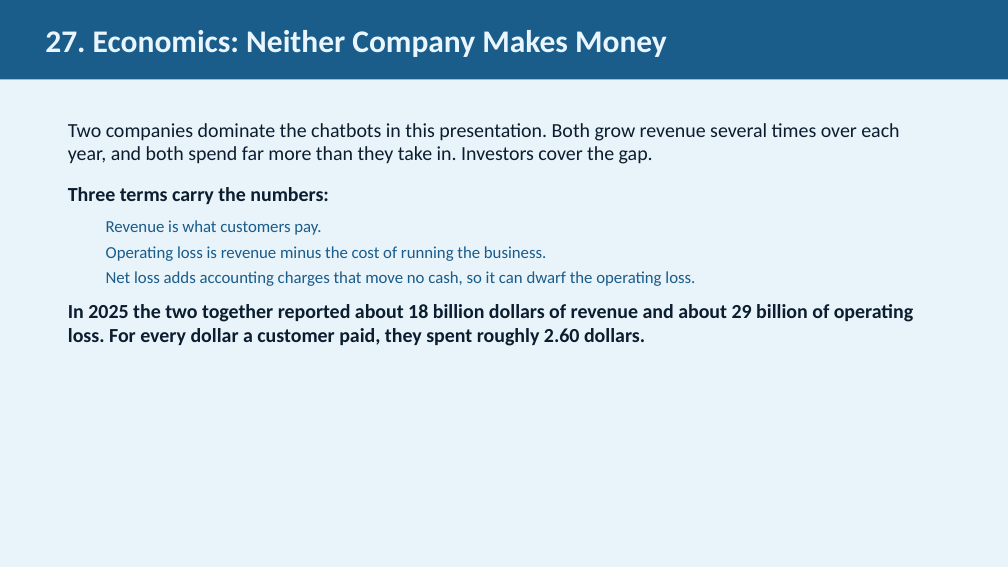
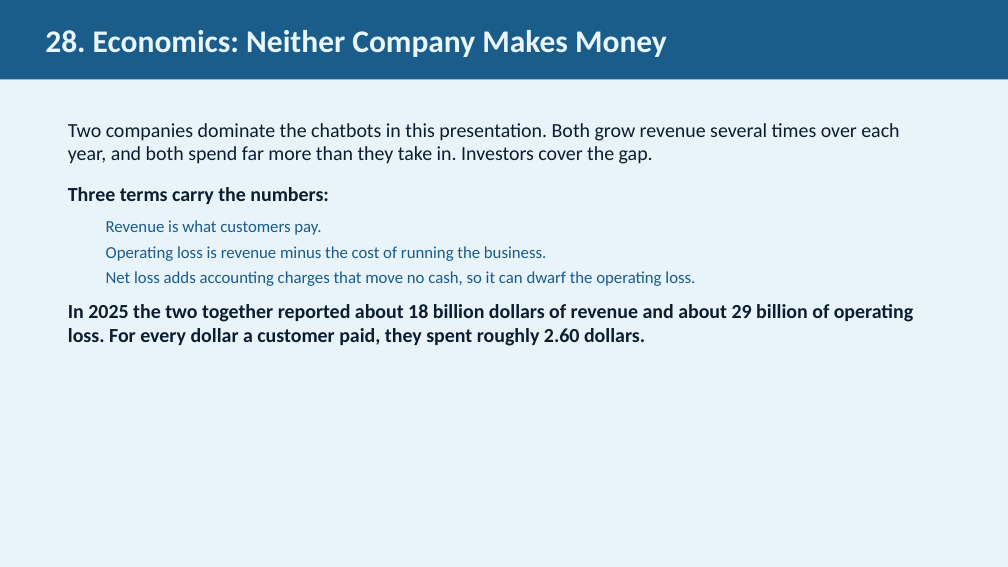
Before and after one commit to JimFawcett/NewSite, a slide deck: slide 28 of AI Presentation 2026/AI_Presentation.pptx (slide 27 before the commit). Drawn at 1008x567 pixels with LibreOffice and Linux fonts; fonts in the diff are those of the drawing. Boxes give left, top, right and bottom in pixels: in the first picture for what was removed or moved away, otherwise in the second. Text is boxed around its words. In the diff, an @@ line names an element or a change of style, - is before the commit and + after.

```diff
--- a/AI Presentation 2026/AI_Presentation.pptx
+++ b/AI Presentation 2026/AI_Presentation.pptx
@@ text in rectangle at bbox=[45, 30, 667, 57]: text changed @@
-27. Economics: Neither Company Makes Money
+28. Economics: Neither Company Makes Money
```
Also in this commit, not shown: 14 other slides changed, 1 slide added.
